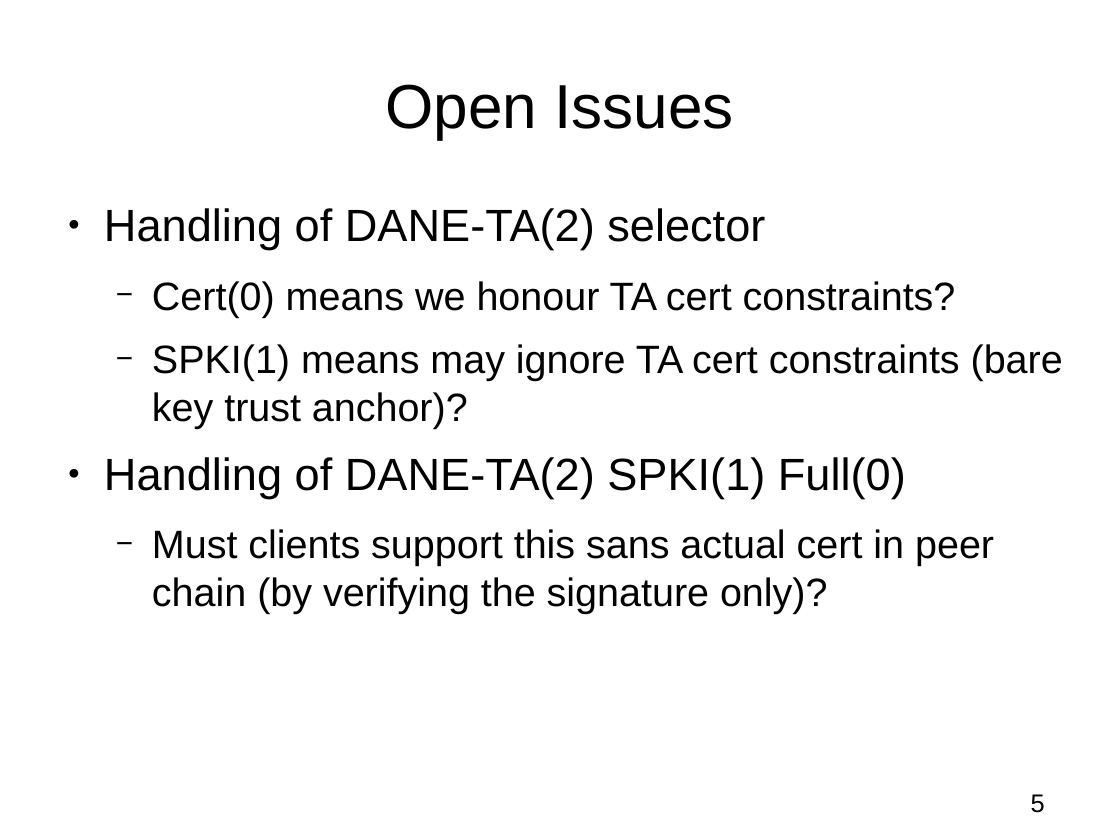
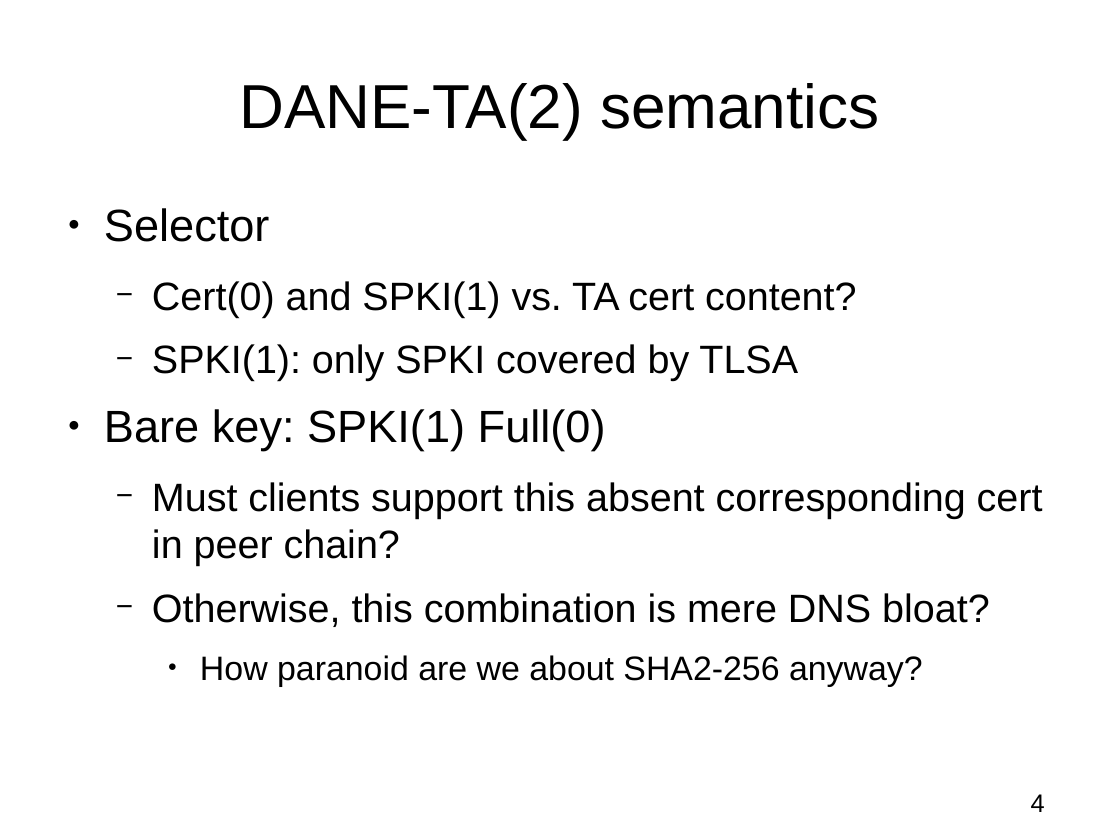
Before and after one commit to vdukhovni/ietf, a slide deck: slide 4 of DANE-SMTP.odp (slide 5 before the commit). Drawn at 1120x840 pixels with LibreOffice and Linux fonts; fonts in the diff are those of the drawing. Boxes give left, top, right and bottom in pixels: in the first picture for what was removed or moved away, otherwise in the second. Text is boxed around its words. In the diff, an @@ line names an element or a change of style, - is before the commit and + after.

```diff
--- a/DANE-SMTP.odp
+++ b/DANE-SMTP.odp
@@ title at (239, 83, 879, 139): text changed @@
-Open Issues
+DANE-TA(2) semantics
@@ text at (104, 208, 1043, 686): text changed @@
-● Handling of DANE-TA(2) selector
-  − Cert(0) means we honour TA cert constraints?
-  − SPKI(1) means may ignore TA cert constraints (bare key trust anchor)?
-● Handling of DANE-TA(2) SPKI(1) Full(0)
-  − Must clients support this sans actual cert in peer chain (by verifying the signature only)?
+● Selector
+  − Cert(0) and SPKI(1) vs. TA cert content?
+  − SPKI(1): only SPKI covered by TLSA
+● Bare key: SPKI(1) Full(0)
+  − Must clients support this absent corresponding cert in peer chain?
+  − Otherwise, this combination is mere DNS bloat?
+    ● How paranoid are we about SHA2-256 anyway?
@@ page number at (1031, 794, 1045, 812): text changed @@
-5
+4
```
Also in this commit, not shown: 4 other slides changed, 3 slides added, 2 slides removed.
